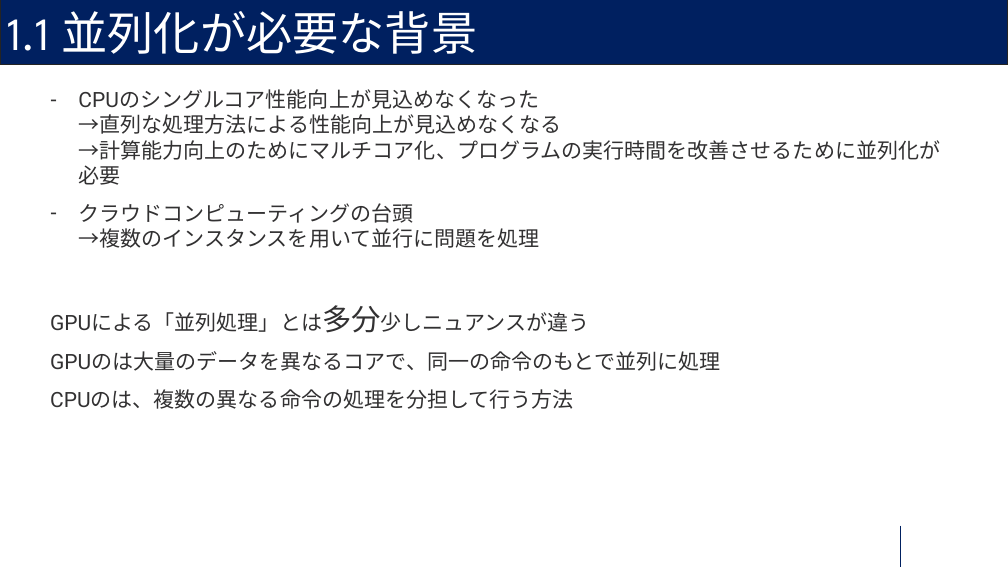
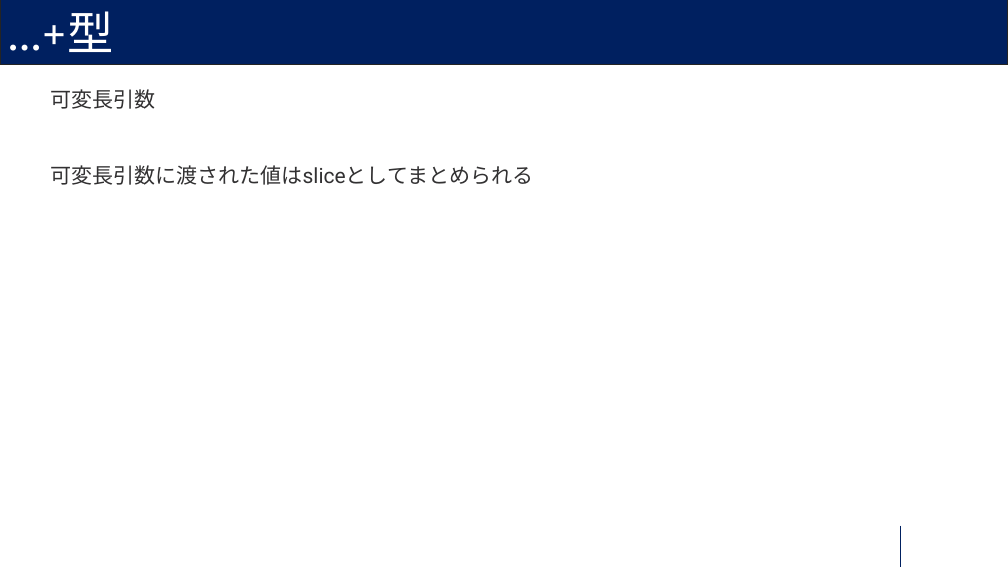
Before and after one commit to cc-pine/concurrency-in-go, a slide deck: slide 4 of sec3/Go_go_3.pptx (slide 6 before the commit). Drawn at 1008x567 pixels with LibreOffice and Linux fonts; fonts in the diff are those of the drawing. Boxes give left, top, right and bottom in pixels: in the first picture for what was removed or moved away, otherwise in the second. Text is boxed around its words. In the diff, an @@ line names an element or a change of style, - is before the commit and + after.

```diff
--- a/sec3/Go_go_3.pptx
+++ b/sec3/Go_go_3.pptx
@@ title at [8, 11, 114, 65]: text changed @@
-1.1 並列化が必要な背景
+…+型
@@ text at [50, 89, 533, 185]: text changed @@
-– CPUのシングルコア性能向上が見込めなくなった
-  →直列な処理方法による性能向上が見込めなくなる
-  →計算能力向上のためにマルチコア化、プログラムの実行時間を改善させるために並列化が必要
-– クラウドコンピューティングの台頭
-  →複数のインスタンスを用いて並行に問題を処理
-GPUによる「並列処理」とは多分少しニュアンスが違う
-GPUのは大量のデータを異なるコアで、同一の命令のもとで並列に処理
-CPUのは、複数の異なる命令の処理を分担して行う方法
+可変長引数
+可変長引数に渡された値はsliceとしてまとめられる
```
Also in this commit, not shown: 1 other slide changed, 1 slide added, 14 slides removed, 7 other files.
